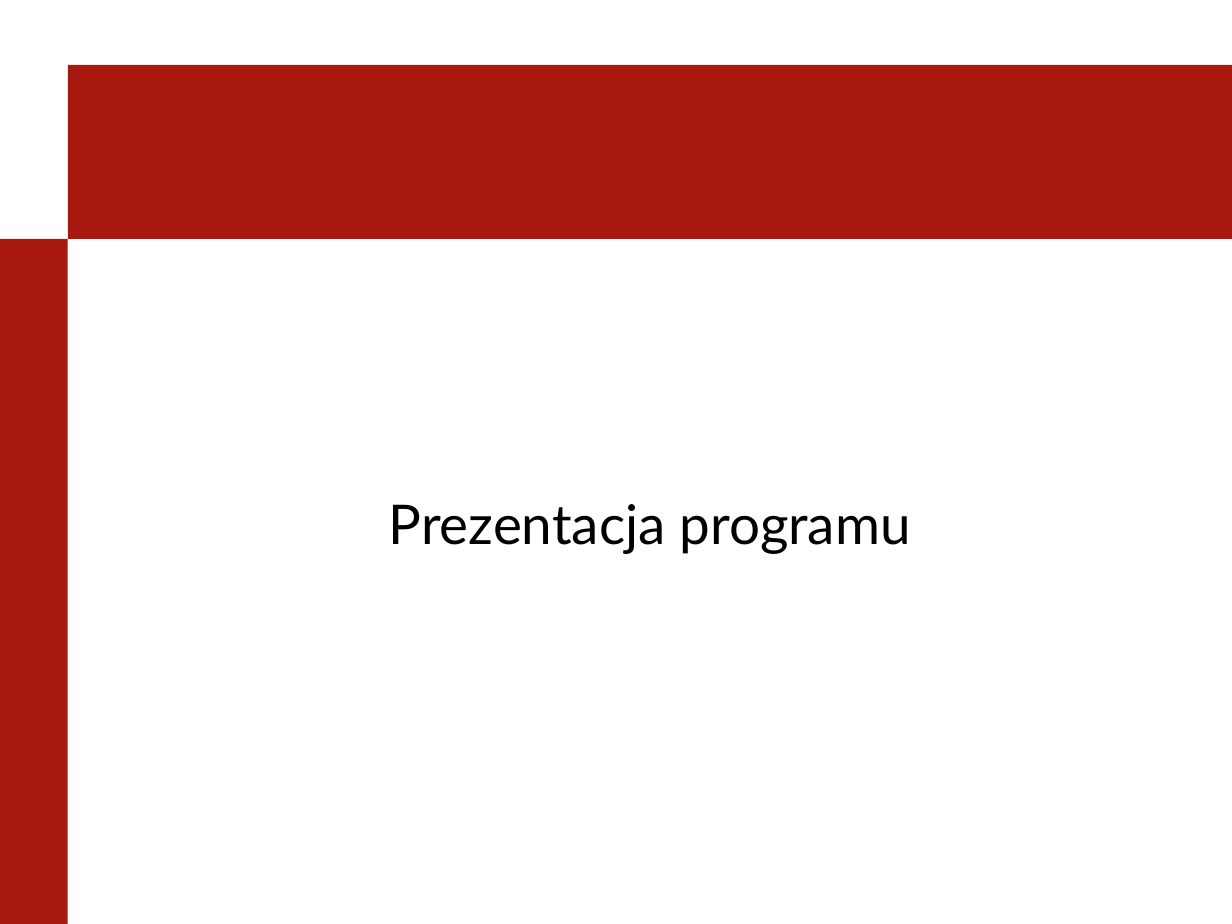
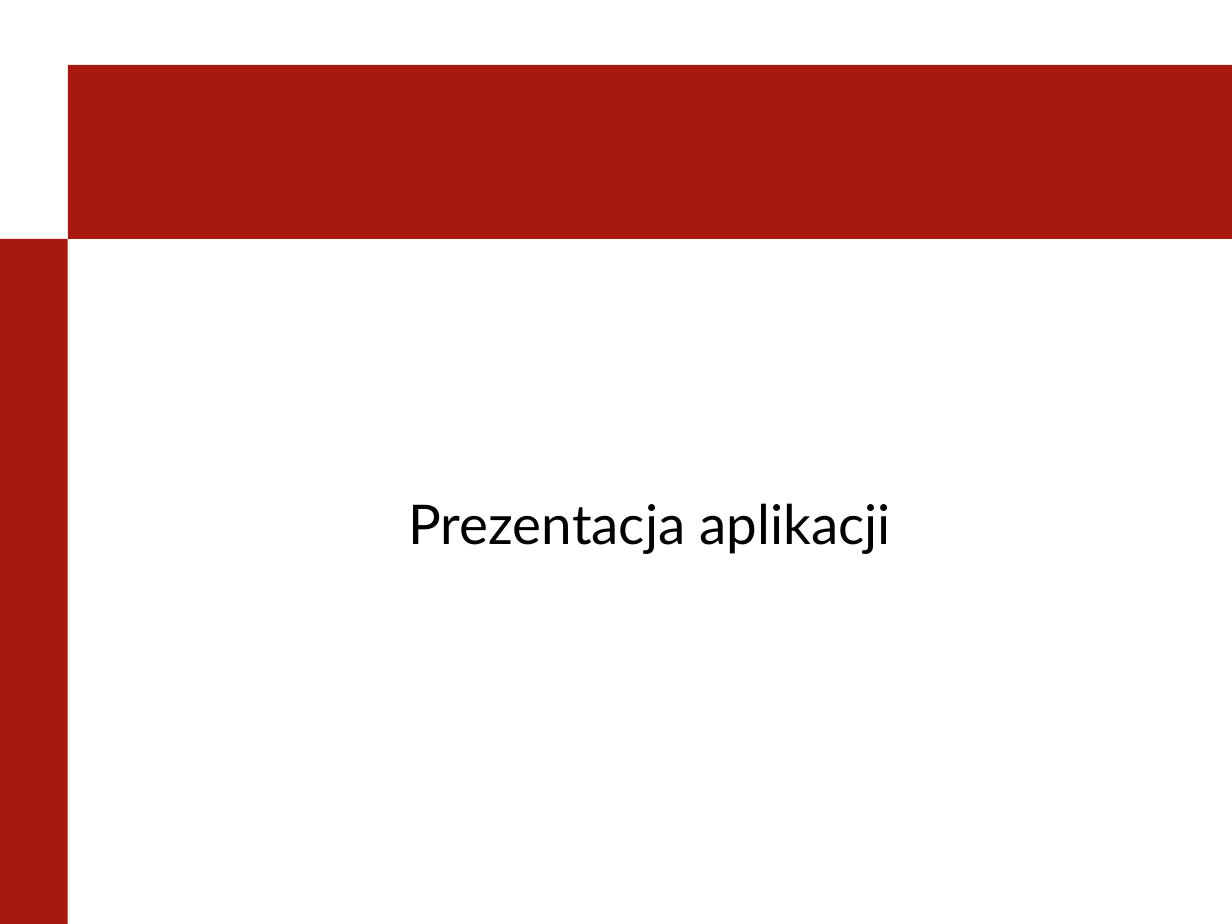
Before and after one commit to lastverb/SWDSOM, a slide deck: slide 13 of Prezentacja.pptx (slide 11 before the commit). Drawn at 1232x924 pixels with LibreOffice and Linux fonts; fonts in the diff are those of the drawing; background and template pictures are left out. Boxes give left, top, right and bottom in pixels: in the first picture for what was removed or moved away, otherwise in the second. Text is boxed around its words. In the diff, an @@ line names an element or a change of style, - is before the commit and + after.

Commit message:
cala prezentacja

```diff
--- a/Prezentacja.pptx
+++ b/Prezentacja.pptx
@@ text at <box>409,503,890,554</box>: text changed @@
-Prezentacja programu
+Prezentacja aplikacji
```
Also in this commit, not shown: 4 other slides changed, 2 slides added.
